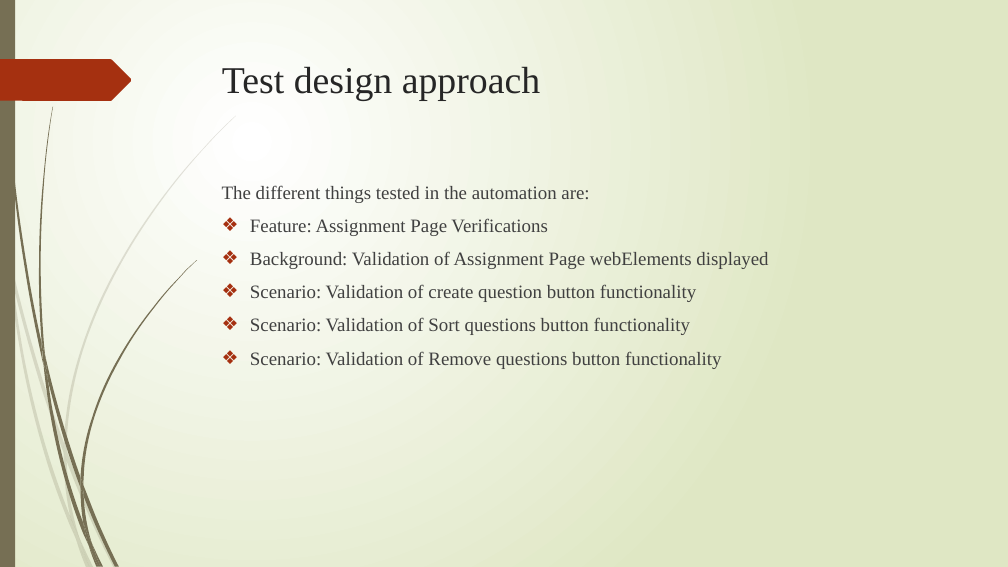
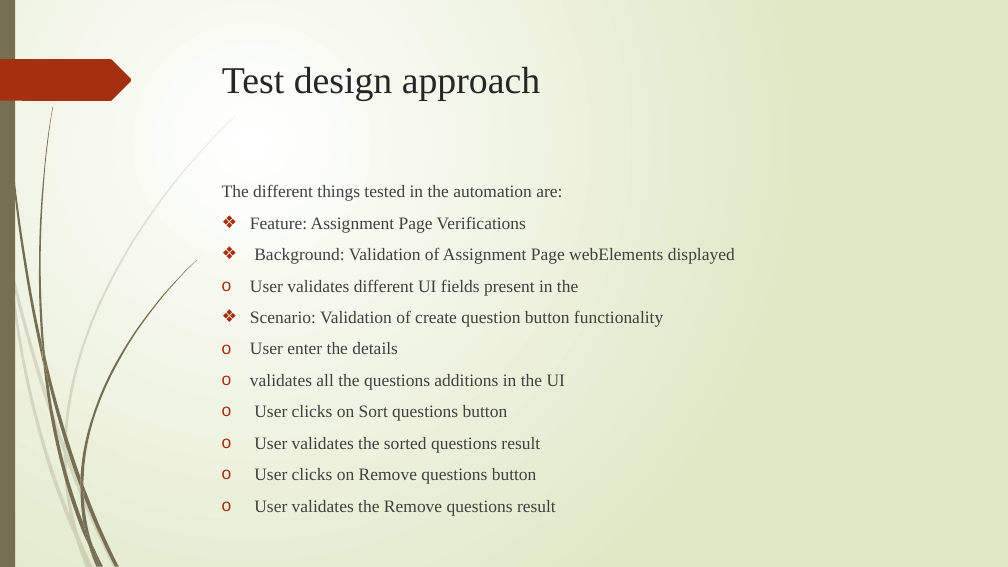
Before and after one commit to poojasingh22693/qa-engineer-assignment, a slide deck: slide 7 of Assignment Written Document.pptx. Drawn at 1008x567 pixels with LibreOffice and Linux fonts; fonts in the diff are those of the drawing. Boxes give left, top, right and bottom in pixels: in the first picture for what was removed or moved away, otherwise in the second. Text is boxed around its words. In the diff, an @@ line names an element or a change of style, - is before the commit and + after.

Commit message:
Latest assignment written test ppt

```diff
--- a/Assignment Written Document.pptx
+++ b/Assignment Written Document.pptx
@@ text at bbox=[222, 184, 735, 327]: size 18 to 16.6 pt in "The different things tested in the automation ...", "Feature: Assignment Page Verifications", "Background: Validation of Assignment Page webElements displa ...", "Scenario: Validation of create question button functionality" @@
@@ text at bbox=[250, 279, 578, 296]: paragraph added @@
+o User validates different UI fields present in the
@@ text at bbox=[250, 342, 565, 484]: text changed; size 18 to 16.6 pt @@
-❖ Scenario: Validation of Sort questions button functionality
-❖ Scenario: Validation of Remove questions button functionality
+o User enter the details
+o validates all the questions additions in the UI
+o User clicks on Sort questions button
+o User validates the sorted questions result
+o User clicks on Remove questions button
+o User validates the Remove questions result
```
